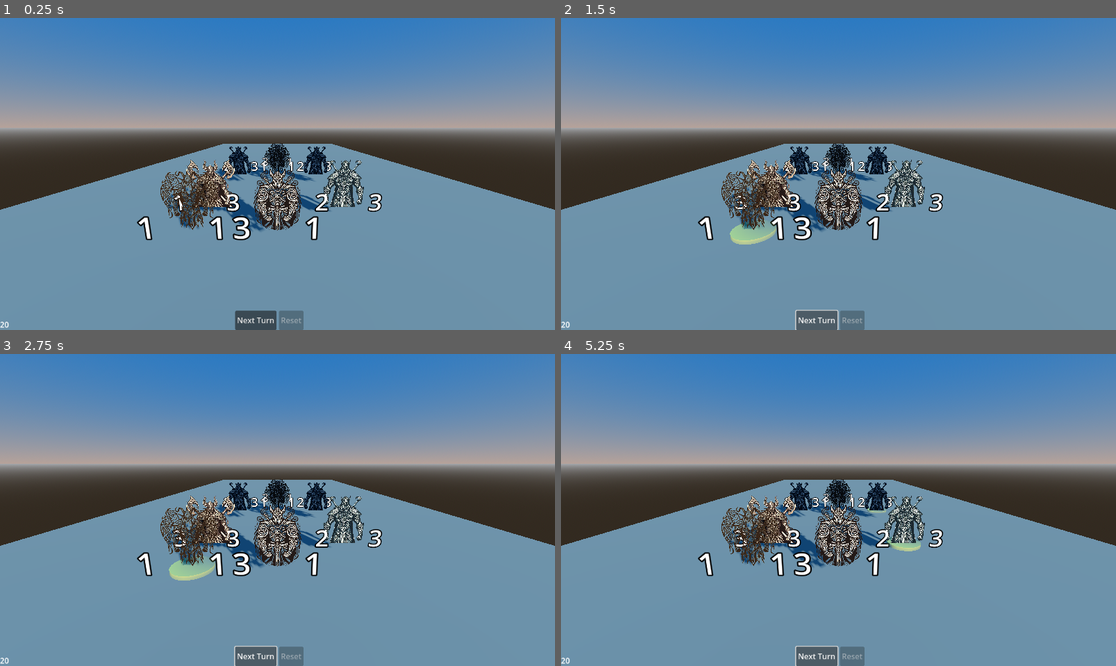
Above: before the commit, frames 1-4 (two rows, left to right).
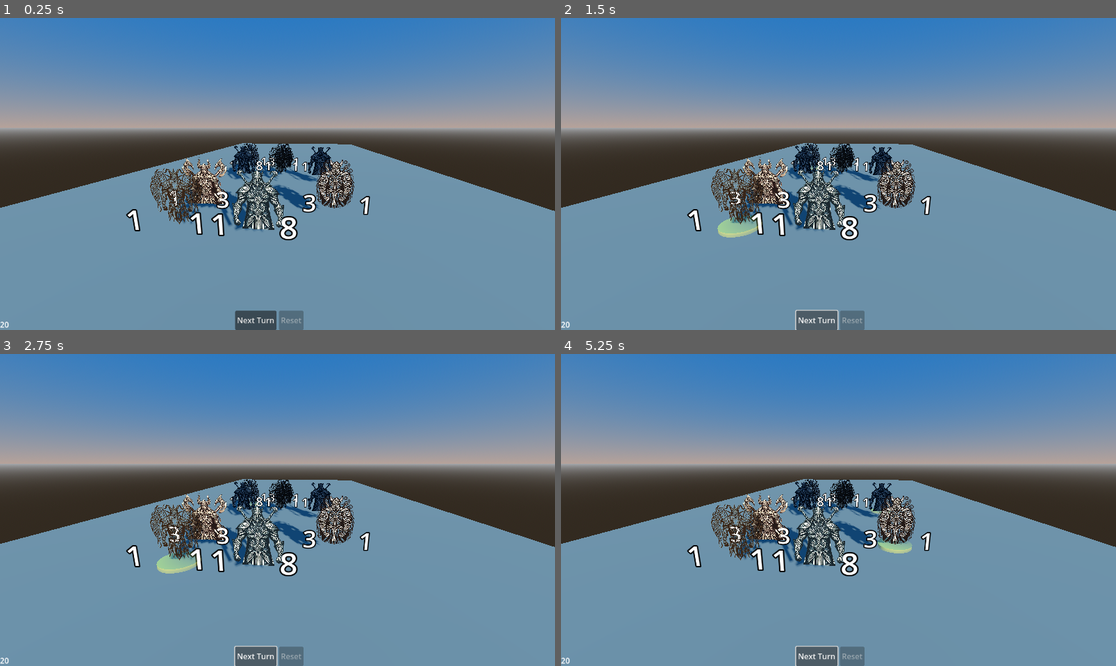
Above: after the commit, the same moments.

Repository: AndreMoukarzel/Auto-Battler
Game: Godot game, scene res://test_scene.tscn
The game is run twice, just before and just after one commit, with the same random seed, the same clock (stepped at 60 frames per second) and the same inputs.
Inputs:
- Up to frame 1 (0.25 s): no input
- Up to frame 2 (1.5 s): click "Next Turn" at 0.5 s; click "Next Turn" at 1.25 s
- Up to frame 3 (2.75 s): click "Next Turn" at 2 s
- Up to frame 4 (5.25 s): tap Enter at 2.75, 4.25 s; tap Space at 3.5, 5 s

The runs differ from the first frame. In frame 1, 7.1% of the frame differs, in the area x 0-100%, y 40-72%; in frame 2, 7.5%; in frame 3, 7.5%, in the area x 0-100%, y 40-73%; in frame 4, 7.3%.

Commit message:
Unify handling of effect steps
- Adds test PreBattle damage effect and OnHit effect
- Effects now are handled by the action_priority list, to allow for interrupting effects to happen when a unit is hit or dies because of other effects

Diff:
--- a/combat/Army.gd
+++ b/combat/Army.gd
@@ -19,7 +19,7 @@
 		return
 
 	var new_unit = InstacedUnit.instantiate()
-	new_unit.configure(unit_name, pos)
+	new_unit.configure(unit_name, pos, self)
 	base_units[pos] = new_unit
 	get_node("Position" + str(pos)).add_child(new_unit)
 
@@ -31,6 +31,8 @@
 		if base_units[pos] != null:
 			base_units[pos].reset()
 		units[pos] = base_units[pos]
+		if units[pos] != null: # Updates reference to army
+			units[pos].army = self
 
 
 func get_unit(pos: int):
--- a/combat/Battlefield.gd
+++ b/combat/Battlefield.gd
@@ -6,12 +6,52 @@
 enum STATES {PreBattle, Battle, PostBattle, End}
 
 var curr_state = STATES.PreBattle
+var action_priority: Array = [] # Stores actions tuples of [actor, action, actor's army]
 
 
 func reset():
 	$Army1.reset_troops()
 	$Army2.reset_troops()
 	curr_state = STATES.PreBattle
+
+	for army in [$Army1, $Army2]:
+		for unit in army.units:
+			if unit != null:
+				if len(unit.on_hit) > 0:
+					unit.was_damaged.connect(insert_on_front.bind(unit, unit.on_hit))
+				if len(unit.on_death) > 0:
+					unit.died.connect(insert_on_front.bind(unit, unit.on_death))
+
+
+func get_other_army(army):
+	# Returns the Army that is not the one received
+	if army == $Army1:
+		return $Army2
+	return $Army1
+
+
+func insert_on_front(actor, action):
+	action_priority.push_front([[actor, action]])
+
+
+func insert_on_back(actor, action):
+	action_priority.push_back([[actor, action]])
+
+
+func insert_simultaneous(actor1, action1, actor2, action2):
+	action_priority.push_back([
+		[actor1, action1],
+		[actor2, action2]
+	])
+
+
+func execute_all_effects():
+	while len(action_priority) > 0:
+		for action in action_priority.pop_front():
+			$EffectHandler.execute(
+				action[0], action[1], action[0].army, get_other_army(action[0].army)
+			)
+		await get_tree().create_timer(.5).timeout
 
 
 func acting_turn() -> Array:
@@ -21,37 +61,58 @@
 		emit_signal("column_done")
 		$PriorityDealer.next_column()
 		if $PriorityDealer.current_column == 0:
+			@warning_ignore("int_as_enum_without_cast")
 			curr_state += 1
 			$PriorityDealer.done_units = []
 		return []
 	return active_units
 
 
-func pre_battle_step():
+func effect_step(effect_array: String):
 	var active_units = acting_turn()
 
 	if active_units.is_empty(): # Turn of column ended
 		return
 
-	var i: int = 0
-	for unit in active_units:
-		if unit != null:
-			if i == 0:
-				$Army1.highlight_position(unit.unit_position)
+	if active_units[0] != null and active_units[1] != null:
+		# Highlights units positions
+		active_units[0].army.highlight_position(active_units[0].unit_position)
+		active_units[1].army.highlight_position(active_units[1].unit_position)
+
+		# Adds effects to action order
+		var effects1 = active_units[0].get(effect_array)
+		var effects2 = active_units[1].get(effect_array)
+		var max_effects: int = max(len(effects1), len(effects2))
+		for i in range(max_effects):
+			# If units have multiple effects, they are executed simultaniously
+			# if they have the same position in the effects array
+			if i < len(effects1) and i < len(effects2):
+				insert_simultaneous(
+					active_units[0], effects1[i],
+					active_units[1], effects2[i]
+				)
+			elif i >= len(effects2):
+				insert_on_back(active_units[0], effects1[i])
 			else:
-				$Army2.highlight_position(unit.unit_position)
-			for effect in unit.pre_battle:
-				if i == 0:
-					$EffectHandler.execute(unit, effect, $Army1, $Army2)
-				else:
-					$EffectHandler.execute(unit, effect, $Army2, $Army1)
-			$PriorityDealer.done(unit)
-		else:
-			if i == 0:
-				$Army1.hide_highlight()
-			else:
-				$Army2.hide_highlight()
-		i += 1
+				insert_on_back(active_units[1], effects2[i])
+
+		# After executing the effects, those units will not act anymore
+		$PriorityDealer.done(active_units[0])
+		$PriorityDealer.done(active_units[1])
+	else:
+		for unit in active_units:
+			if unit != null:
+				# Highlights units positions
+				unit.army.highlight_position(unit.unit_position)
+				# Hides highlight of army with no acting unit
+				get_other_army(unit.army).hide_highlight()
+
+				# Adds effects to action order
+				for effect in unit.get(effect_array):
+					insert_on_back(unit, effect)
+
+				# After executing the effects, the unit will not act anymore
+				$PriorityDealer.done(unit)
 
 
 func battle_step():
@@ -96,39 +157,13 @@
 		$Army2.kill_unit(unit2.unit_position)
 
 
-func post_battle_step():
-	var active_units = acting_turn()
-
-	if active_units.is_empty(): # Turn of column ended
-		return
-
-	var i: int = 0
-	for unit in active_units:
-		if unit != null:
-			if i == 0:
-				$Army1.highlight_position(unit.unit_position)
-			else:
-				$Army2.highlight_position(unit.unit_position)
-			for effect in unit.post_battle:
-				if i == 0:
-					$EffectHandler.execute(unit, effect, $Army1, $Army2)
-				else:
-					$EffectHandler.execute(unit, effect, $Army2, $Army1)
-			$PriorityDealer.done(unit)
-		else:
-			if i == 0:
-				$Army1.hide_highlight()
-			else:
-				$Army2.hide_highlight()
-		i += 1
-
-
 func _on_go_pressed():
 	if curr_state == STATES.PreBattle:
-		pre_battle_step()
+		effect_step("pre_battle")
+		execute_all_effects()
 	elif curr_state == STATES.Battle:
 		battle_step()
 	elif curr_state == STATES.PostBattle:
-		post_battle_step()
+		effect_step("post_battle")
 	elif curr_state == STATES.End:
 		emit_signal("battle_done")
--- a/combat/EffectHandler.gd
+++ b/combat/EffectHandler.gd
@@ -1,4 +1,5 @@
 extends Node
+
 
 
 func execute(unit, effect, ally_army, enemy_army):
@@ -6,6 +7,8 @@
 
 	if effect_type.to_lower() == "buff":
 		buff(unit, effect, ally_army, enemy_army)
+	else:
+		push_warning("UNKOWN EFFECT TYPE " + effect_type)
 
 
 func buff(unit, effect, ally_army, enemy_army):
@@ -19,6 +22,8 @@
 		if target_pos != -1 and ally_army.units[target_pos] != null:
 			var target_unit = ally_army.units[target_pos]
 			modify_attribute(target_unit, attr_effect)
+	else:
+		push_warning("UNKOWN TARGET TYPE " + target_team)
 
 
 func get_relative_ally_position(base_pos: int, direction: String) -> int:
@@ -28,6 +33,8 @@
 		return -1
 	elif direction.to_lower() == "self":
 		return base_pos
+	else:
+		push_warning("UNKOWN ALLY POSITION " + direction)
 	return -1
 
 
--- a/combat/HighlightShader.tres
+++ b/combat/HighlightShader.tres
@@ -46,7 +46,6 @@
 
 }
 "
-graph_offset = Vector2(-338.457, 22.1197)
 nodes/fragment/6/node = SubResource("VisualShaderNodeUVPolarCoord_2ku4u")
 nodes/fragment/6/position = Vector2(-340, 320)
 nodes/fragment/7/node = SubResource("VisualShaderNodeVectorDecompose_xg55k")
--- a/test_scene.gd
+++ b/test_scene.gd
@@ -4,13 +4,14 @@
 func _ready():
 	$Battlefield/Army1.add_unit("Berserker", 0)
 	$Battlefield/Army1.add_unit("Runic Master", 1)
-	$Battlefield/Army1.add_unit("Small", 3)
-	$Battlefield/Army1.add_unit("Medium", 4)
+	$Battlefield/Army1.add_unit("Bullwark", 3)
+	$Battlefield/Army1.add_unit("Archer", 4)
 
-	$Battlefield/Army2.add_unit("Medium", 0)
+	$Battlefield/Army2.add_unit("Bullwark", 0)
+	$Battlefield/Army2.add_unit("Archer", 1)
 	$Battlefield/Army2.add_unit("Runic Master", 2)
-	$Battlefield/Army2.add_unit("Small", 3)
-	$Battlefield/Army2.add_unit("Medium", 4)
+	$Battlefield/Army2.add_unit("Archer", 3)
+	$Battlefield/Army2.add_unit("Bullwark", 4)
 
 	$Battlefield.reset()
 
--- a/test_scene.tscn
+++ b/test_scene.tscn
@@ -21,7 +21,7 @@
 script = ExtResource("1_ptu7y")
 
 [node name="Camera3D" type="Camera3D" parent="."]
-transform = Transform3D(1, 0, 0, 0, 0.975188, 0.221378, 0, -0.221378, 0.975188, 0, 2.88064, 8.14616)
+transform = Transform3D(0.994194, -0.0238203, 0.10493, 0, 0.975188, 0.221378, -0.1076, -0.220093, 0.969526, 0.939174, 2.88064, 8.14616)
 
 [node name="Battlefield" parent="." instance=ExtResource("1_qw52c")]
 
--- a/units/InstancedUnit.gd
+++ b/units/InstancedUnit.gd
@@ -2,11 +2,14 @@
 
 class_name InstancedUnit
 
+signal was_damaged
+signal died
+
 var unit_name: String
-var sprite: Sprite3D
+var unit_position: int
+var army: Node3D
 var base_attack: int
 var base_health: int
-var unit_position: int
 
 var pre_battle: Array = []
 var on_attack: Array = []
@@ -33,16 +36,20 @@
 		$Health.text = str(curr_health)
 
 
-func configure(unit: String, pos: int):
+func configure(unit: String, pos: int, army: Node3D):
 	var unit_data = UnitsData.Database[unit]
 	unit_name = unit
 	unit_position = pos
+	army = army
 
 	base_attack = unit_data["Attack"]
 	base_health = unit_data["Health"]
 
 	pre_battle = unit_data["PreBattle"] if unit_data.has("PreBattle") else []
 	on_attack = unit_data["OnAttack"] if unit_data.has("OnAttack") else []
+	on_hit = unit_data["OnHit"] if unit_data.has("OnHit") else []
+	post_battle = unit_data["PostBattle"] if unit_data.has("PostBattle") else []
+	on_death = unit_data["OnDeath"] if unit_data.has("OnDeath") else []
 
 	$Sprite3D.texture = load(unit_data["Sprite"])
 	reset()
@@ -60,12 +67,14 @@
 
 func damage(value: int):
 	curr_health = max(0, curr_health - value)
+	emit_signal("was_damaged")
 
 
 func die():
 	$Sprite3D/AnimationPlayer.play("die")
 	$Health.hide()
 	$Attack.hide()
+	emit_signal("died")
 
 
 func is_dead() -> bool:
--- a/units/UnitsData.gd
+++ b/units/UnitsData.gd
@@ -9,18 +9,21 @@
 ##	- PostBattle
 ##	- OnDeath
 ## Existing actions can be the following types:
+##	- Damage: Damages its target. Format is ["Damage", Attack Power, [Target Army, Positions affected, Frequency]]
 ##	- Buff: Modifies the attribute of an unit. Format is ["Buff", [Attribute affected, "Sum"/"Mult", Value], [Target Army, Positions affected]]
 
 const Database = {
-	"Small": {
+	"Archer": {
 		"Sprite": "res://units/sprites/1.png",
 		"Attack": 3,
-		"Health": 1
+		"Health": 1,
+		"PreBattle": [["Damage", 1, ["Enemy", "Front", 2]]]
 	},
-	"Medium": {
+	"Bullwark": {
 		"Sprite": "res://units/sprites/3.png",
-		"Attack": 2,
-		"Health": 3
+		"Attack": 1,
+		"Health": 8,
+		"OnHit": [["Buff", ["Attack", "Sum", 1], ["Ally", "Back"]]]
 	},
 	"Berserker": {
 		"Sprite": "res://units/sprites/4.png",
